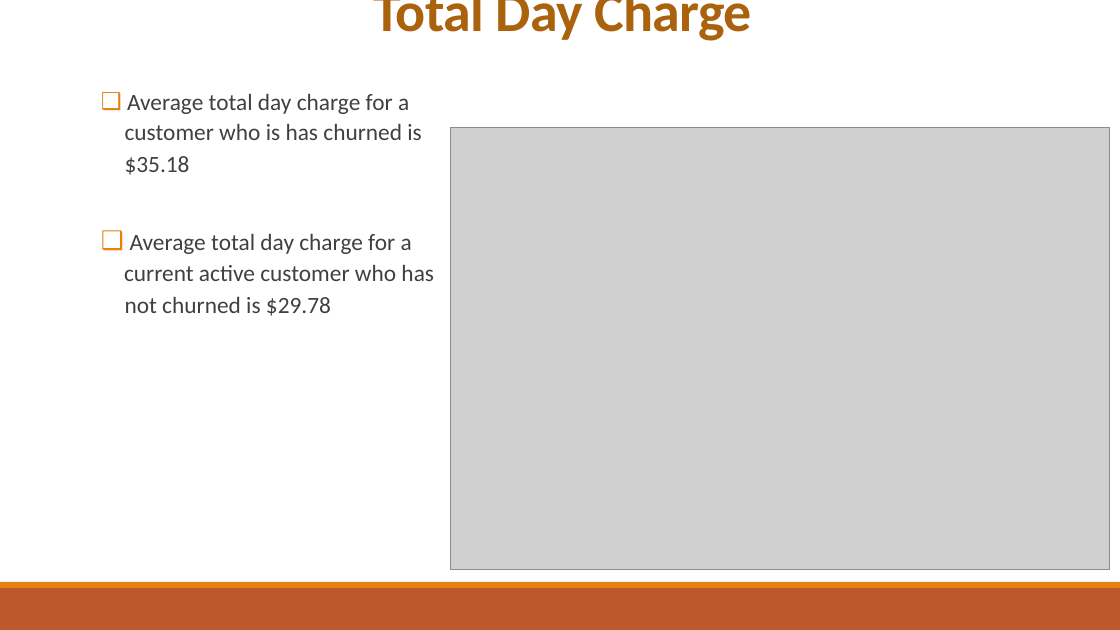
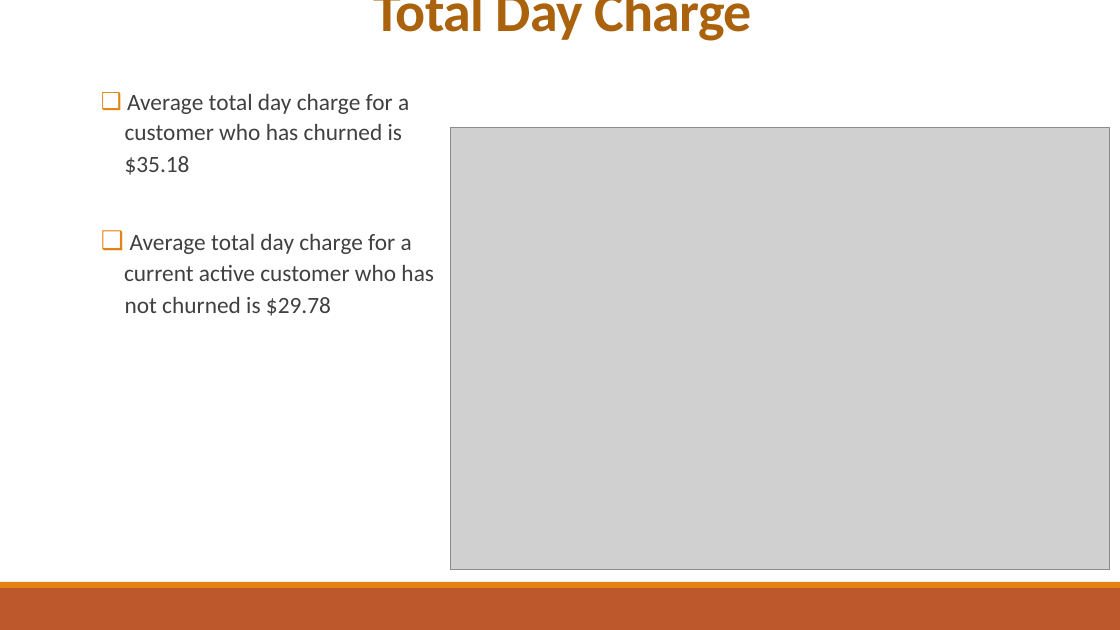
Before and after one commit to MHolthouser1024/dsc-phase-3-project-v2-3, a slide deck: slide 9 of Presentation.pptx. Drawn at 1120x630 pixels with LibreOffice and Linux fonts; fonts in the diff are those of the drawing; grey boxes stand for pictures. Boxes give left, top, right and bottom in pixels: in the first picture for what was removed or moved away, otherwise in the second. Text is boxed around its words. In the diff, an @@ line names an element or a change of style, - is before the commit and + after.

```diff
--- a/Presentation.pptx
+++ b/Presentation.pptx
@@ text at [125, 124, 402, 140]: text changed @@
-  customer who is has churned is
+  customer who has churned is
```
